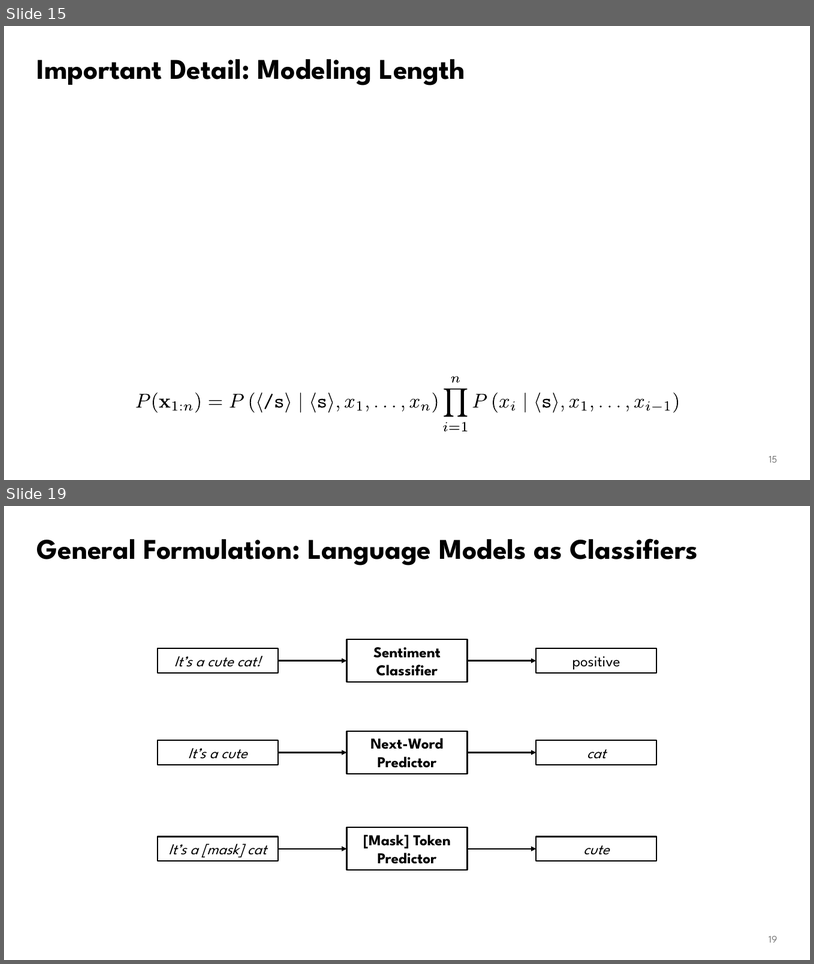
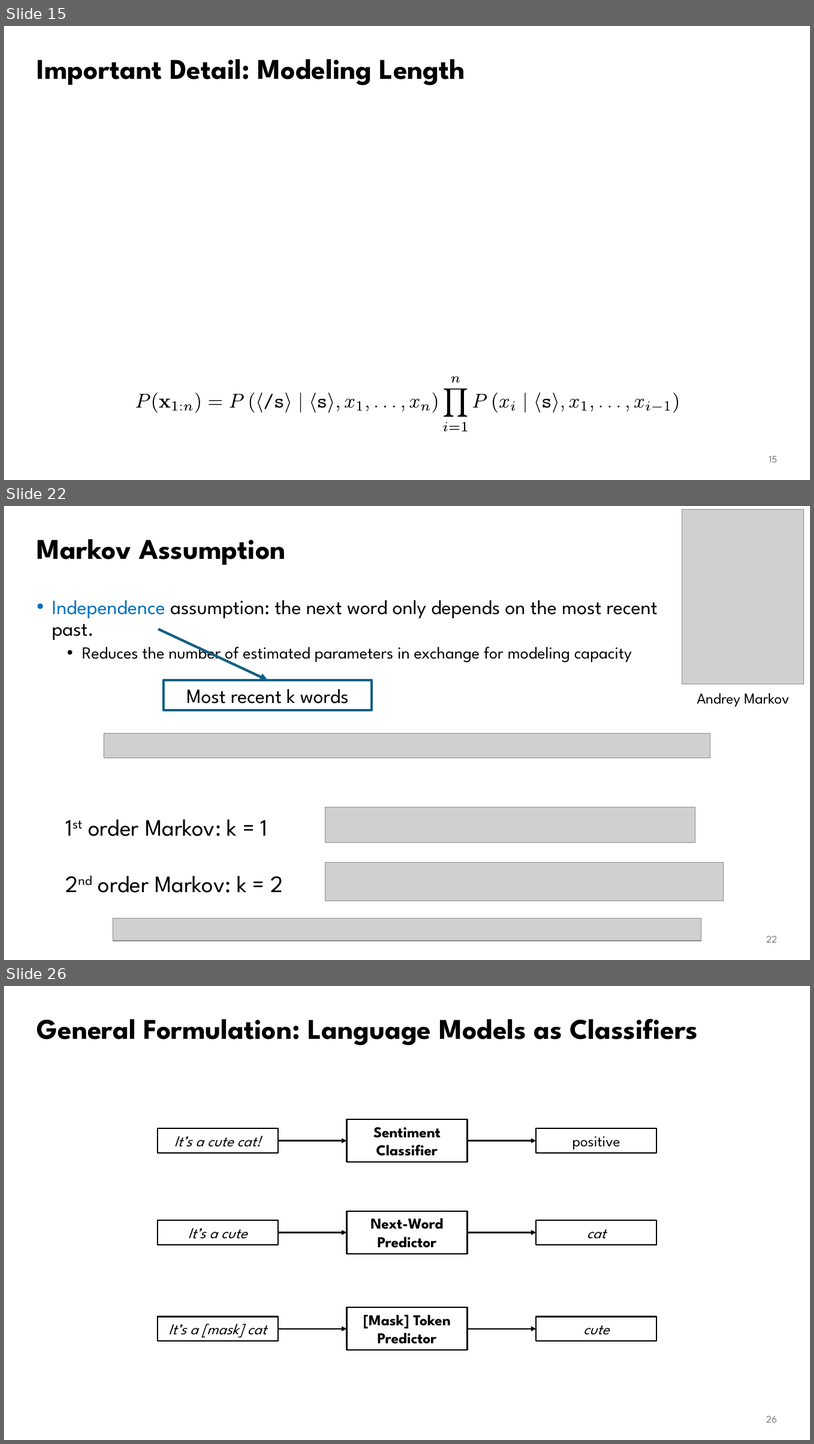
Before and after one commit to waterloo-nlp/intro-to-nlp-material, a slide deck: slides/lect6.1-lms.pptx. Shown one above the other, each under a label of ours: slides 15 and 19 before the commit, slides 15, 22 and 26 after it; the slides between them are not shown. The pictures are 814x964 and 814x1444 pixels, drawn with LibreOffice and Linux fonts; fonts in the diff are those of the drawing; grey boxes stand for pictures. Boxes give left, top, right and bottom in pixels: in the first picture for what was removed or moved away, otherwise in the second. Text is boxed around its words. In the diff, an @@ line names an element or a change of style, - is before the commit and + after.

```diff
--- a/slides/lect6.1-lms.pptx
+++ b/slides/lect6.1-lms.pptx
@@ slide 22 added at (4,506,810,960), background #FFFFFF @@
@@ picture added at (683,509,805,684) @@
@@ title added at (37,539,285,565), 34 pt, text #000000, bold @@
+Markov Assumption
@@ text added at (52,600,658,664), 20 pt, text #000000 @@
+• Independence assumption: the next word only depends on the most recent past.
+  • Reduces the number of estimated parameters in exchange for modeling capacity
@@ arrow added from (158, 629) to (268, 680), #156082 3 pt @@
@@ rectangle added at (164,679,372,710), outline #156082 3 pt @@
@@ text added at (186,689,349,709), 24 pt, text #000000 @@
+Most recent k words
@@ text added at (697,693,789,707), 18 pt, text #000000 @@
+Andrey Markov
@@ picture added at (104,733,711,757) @@
@@ picture added at (325,807,696,842) @@
@@ text added at (88,819,283,892), 28 pt, text #000000 @@
+1st order Markov: k = 1
+2nd order Markov: k = 2
@@ picture added at (325,862,723,900) @@
@@ picture added at (113,918,702,940) @@
@@ page number added at (767,936,777,942), 12 pt, text #797979 @@
+22
@@ what was slide 19 is now slide 26 @@
@@ page number at (767,1416,777,1422): text changed @@
-19
+26
```
Also in this commit, not shown: 3 slides changed, 18 other slides added, 2 other files.
